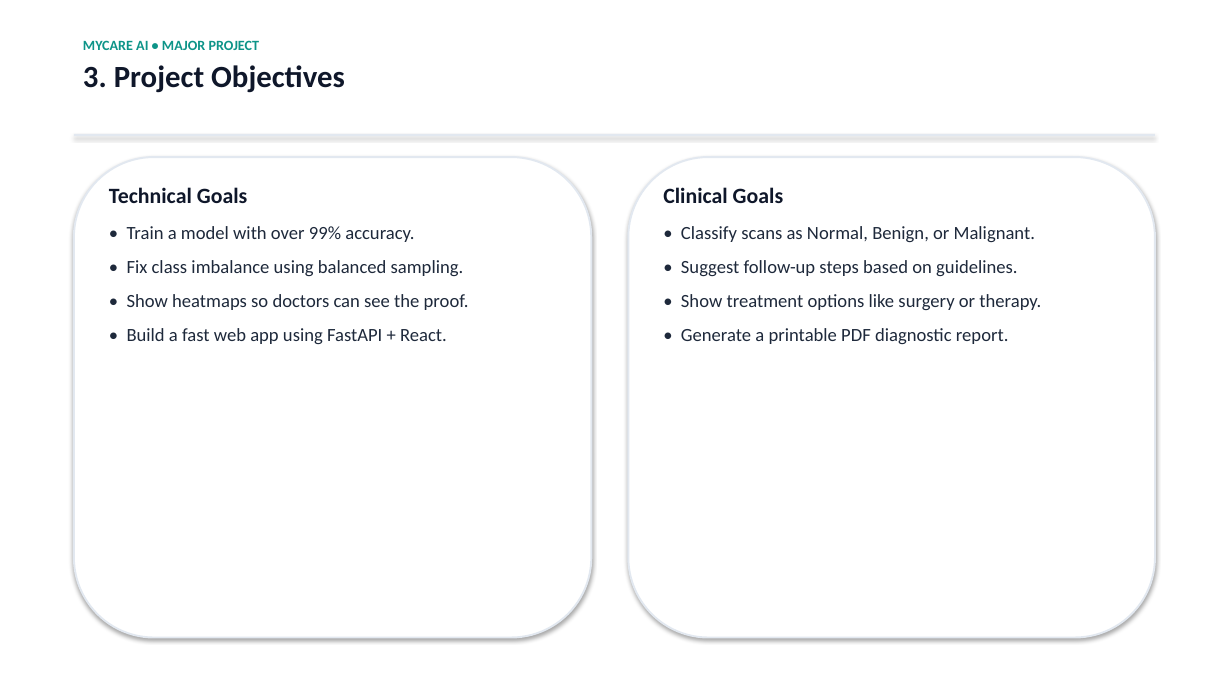
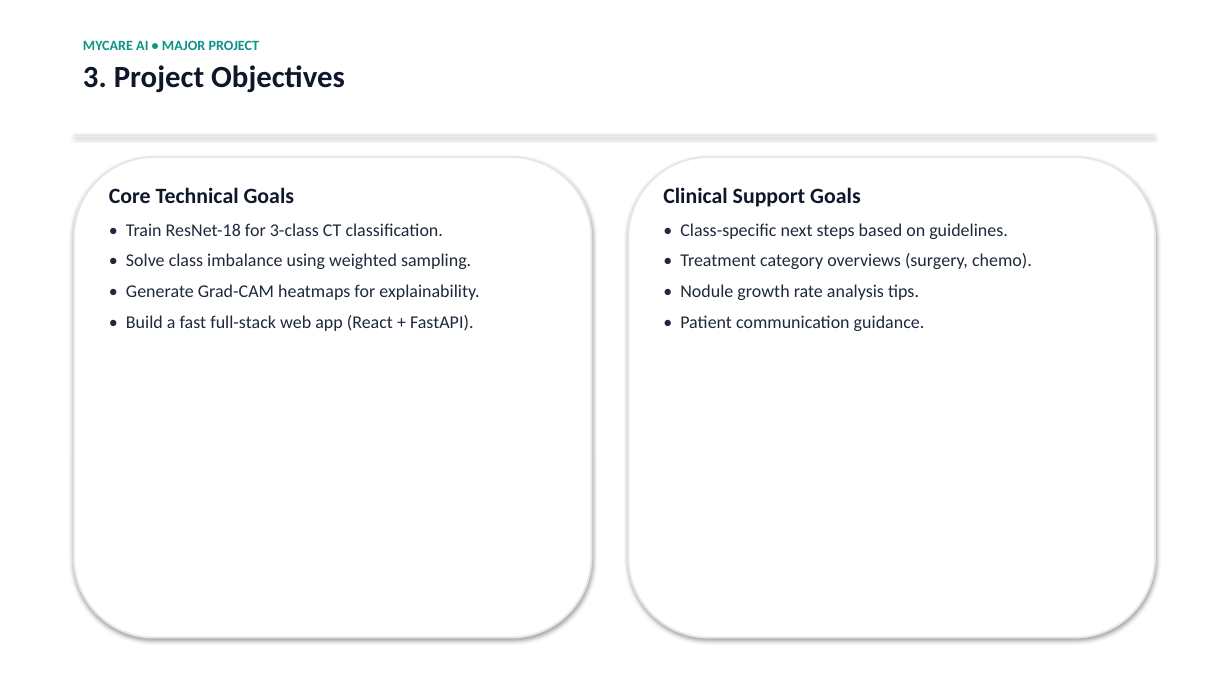
Before and after one commit to vinithram2/MyCare-Lung-Cancer-Detection, a slide deck: slide 4 of Project_Documents/MyCare_Lung_Cancer_Detection_Full.pptx. Drawn at 1232x693 pixels with LibreOffice and Linux fonts; fonts in the diff are those of the drawing. Boxes give left, top, right and bottom in pixels: in the first picture for what was removed or moved away, otherwise in the second. Text is boxed around its words. In the diff, an @@ line names an element or a change of style, - is before the commit and + after.

Commit message:
Add full experimental results: Confusion Matrix, ROC-AUC curves, and 15 Grad-CAM CT scan cases to PPT

```diff
--- a/Project_Documents/MyCare_Lung_Cancer_Detection_Full.pptx
+++ b/Project_Documents/MyCare_Lung_Cancer_Detection_Full.pptx
@@ text at (x1=109, y1=187, x2=479, y2=331): text changed; size 14.5 to 14 pt @@
-Technical Goals
-• Train a model with over 99% accuracy.
-• Fix class imbalance using balanced sampling.
-• Show heatmaps so doctors can see the proof.
-• Build a fast web app using FastAPI + React.
+Core Technical Goals
+• Train ResNet-18 for 3-class CT classification.
+• Solve class imbalance using weighted sampling.
+• Generate Grad-CAM heatmaps for explainability.
+• Build a fast full-stack web app (React + FastAPI).
@@ text at (x1=663, y1=187, x2=1032, y2=331): text changed; size 14.5 to 14 pt @@
-Clinical Goals
-• Classify scans as Normal, Benign, or Malignant.
-• Suggest follow-up steps based on guidelines.
-• Show treatment options like surgery or therapy.
-• Generate a printable PDF diagnostic report.
+Clinical Support Goals
+• Class-specific next steps based on guidelines.
+• Treatment category overviews (surgery, chemo).
+• Nodule growth rate analysis tips.
+• Patient communication guidance.
```
Also in this commit, not shown: 14 other slides changed, 11 slides added, 13 slides removed, 6 other files.
